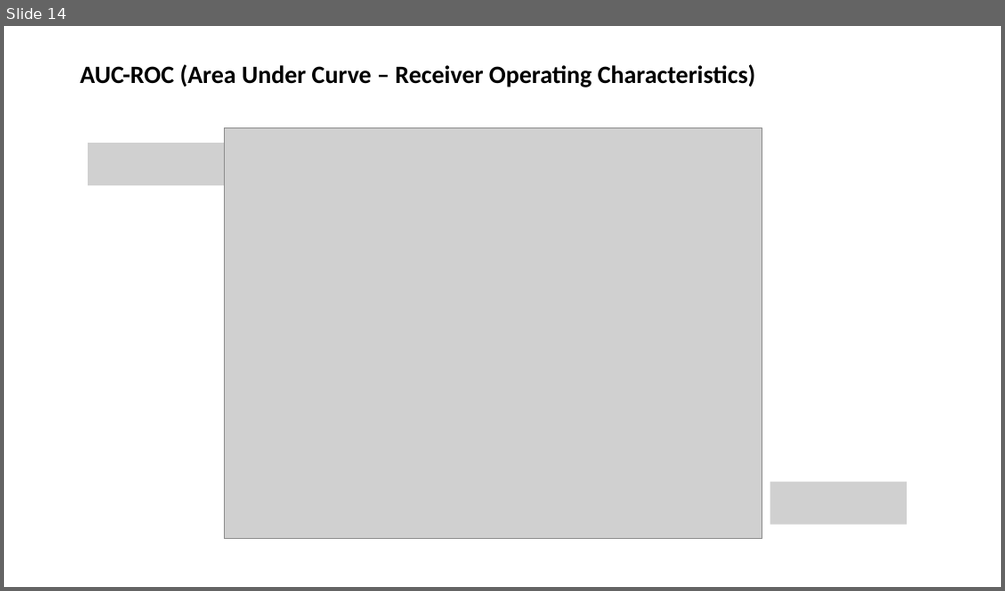
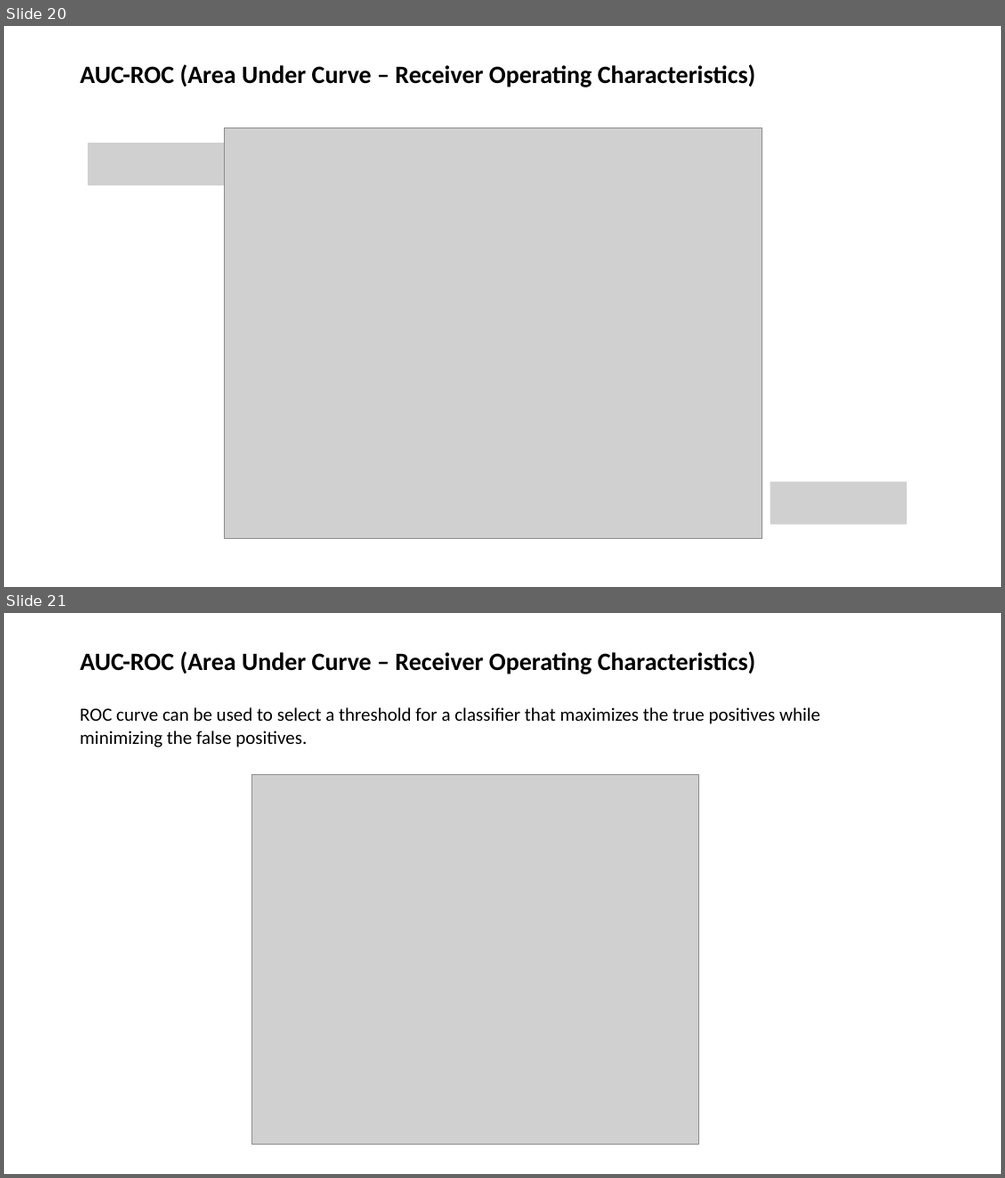
Before and after one commit to MarcoCalbucci/DataAnalytics, a slide deck: PredictiveModeling/Classification/Classification.pptx. Shown one above the other, each under a label of ours: slide 14 before the commit, slides 20 and 21 after it. The pictures are 1005x591 and 1005x1178 pixels, drawn with LibreOffice and Linux fonts; fonts in the diff are those of the drawing; grey boxes stand for pictures. Boxes give left, top, right and bottom in pixels: in the first picture for what was removed or moved away, otherwise in the second. Text is boxed around its words. In the diff, an @@ line names an element or a change of style, - is before the commit and + after.

```diff
--- a/PredictiveModeling/Classification/Classification.pptx
+++ b/PredictiveModeling/Classification/Classification.pptx
@@ slide 21 added at [4,613,1001,1174], background #FFFFFF @@
@@ title added at [80,651,756,674], 24 pt, text #000000, bold @@
+AUC-ROC (Area Under Curve – Receiver Operating Characteristics)
@@ text added at [80,707,820,747], 18 pt, text #000000 @@
+ROC curve can be used to select a threshold for a classifier that maximizes the true positives while minimizing the false positives.
@@ picture added at [252,774,699,1144] @@
@@ what was slide 14 is now slide 20 @@
```
Also in this commit, not shown: 6 slides changed, 7 other slides added, 1 slide removed.
